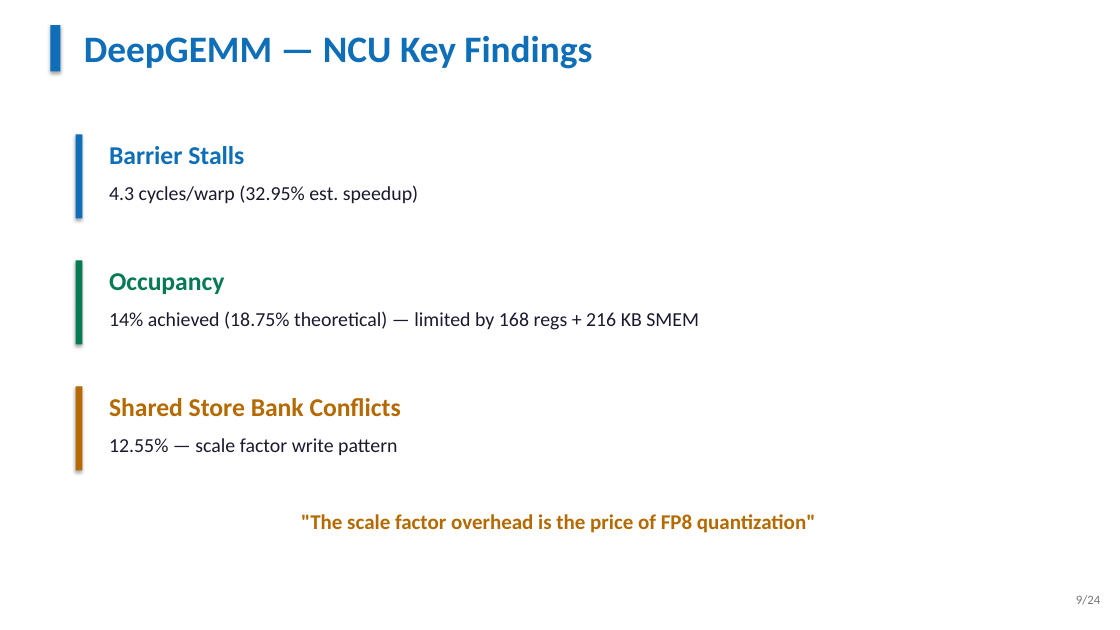
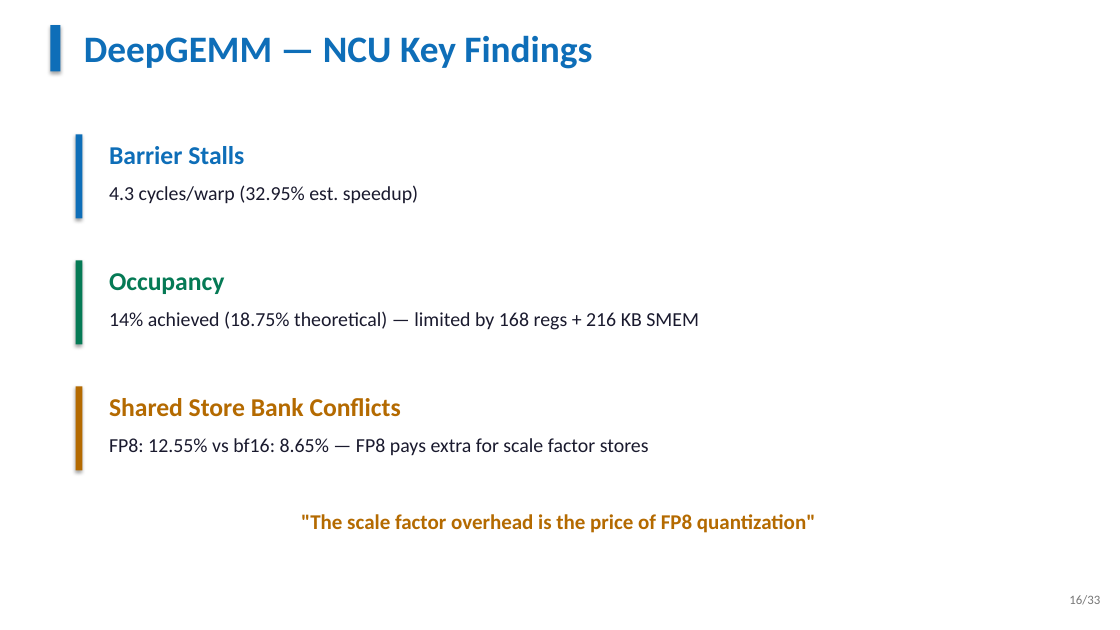
Before and after one commit to XAheli/torch-profiler, a slide deck: slide 16 of slides.pptx (slide 9 before the commit). Drawn at 1120x630 pixels with LibreOffice and Linux fonts; fonts in the diff are those of the drawing. Boxes give left, top, right and bottom in pixels: in the first picture for what was removed or moved away, otherwise in the second. Text is boxed around its words. In the diff, an @@ line names an element or a change of style, - is before the commit and + after.

```diff
--- a/slides.pptx
+++ b/slides.pptx
@@ text at box(109, 438, 649, 455): text changed @@
-12.55% — scale factor write pattern
+FP8: 12.55% vs bf16: 8.65% — FP8 pays extra for scale factor stores
@@ text at box(1069, 595, 1100, 605): text changed @@
-9/24
+16/33
```
Also in this commit, not shown: 23 other slides changed, 9 slides added, 1 other file.
